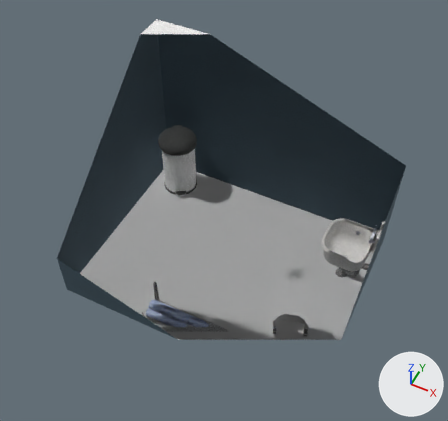
What one commit did to the FBX model RaiderEngine/demos/demo3dCarousel/maps/storageCloset.fbx.
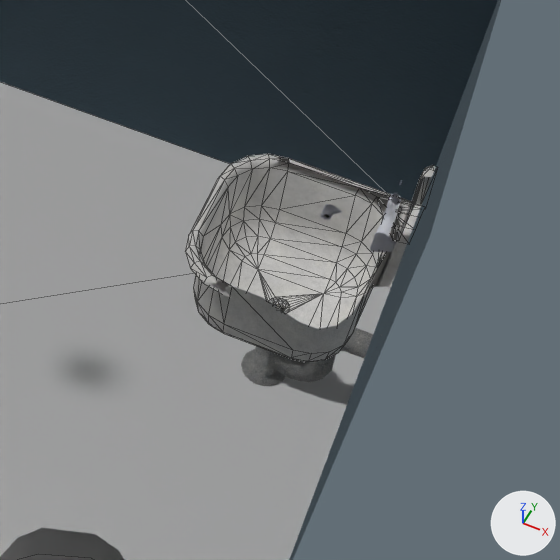
There are two pictures of each version: one whole from a 50 mm camera at (10.515, -5.137, 7.565) aimed at (8.014, -0.133, 1.311), one close up on the part from 61% to 93% of the width and 42% to 77% of the height. The lights are fixed; the arrows at lower right show +X, +Y and +Z. The close-ups show mesh edges as thin lines. Everything nearer to the camera than a plane just in front of the edit is cut away. Where no turn or scale is listed for an object, it has been applied to the vertices.

The older version as bpy lines, for what is in view:
```python
me_mesh = bpy.data.meshes.new('Mesh')
me_mesh.from_pydata(...)  # 8 vertices, 12 faces; spans x -1.94..1.94, y -1.5..1.5, z 0.0..2.8
# faces by material slot: [2, 8, 2]
me_mesh.materials.append(mat_03___default)  # its picture is missing
me_mesh.materials.append(mat_material__173)  # picture img_paintedwall_png
me_mesh.materials.append(mat_material__174)  # picture img_ceilingstucco_png
me_mesh_020 = bpy.data.meshes.new('Mesh.020')
me_mesh_020.from_pydata(...)  # 271 vertices, 484 faces; spans x -0.087..0.377, y -0.089..0.089, z -0.387..0.024
me_mesh_020.materials.append(mat_10___default)  # picture img_metal_png
me_mesh_021 = bpy.data.meshes.new('Mesh.021')
me_mesh_021.from_pydata(...)  # 236 vertices, 449 faces; spans x -0.349..0.378, y -0.349..0.349, z -0.014..0.687
# faces by material slot: [58, 391]
me_mesh_021.materials.append(mat_material__213)  # picture img_sinkdrain_png
me_mesh_021.materials.append(mat_material__225)  # picture img_porcelain_png
ob_closetwalls = bpy.data.objects.new('closetWalls', me_mesh)
ob_closetwalls.location = (8.063, 0.0, 0.0)
ob_sinkbody = bpy.data.objects.new('sinkBody', me_mesh_021)
ob_sinkbody.location = (9.623, 0.581, 0.387)
ob_sinkpipe = bpy.data.objects.new('sinkPipe', me_mesh_020)
ob_sinkpipe.location = (9.623, 0.581, 0.387)
# also in view: 'Box002' at (9.414, -0.923, 0.456); 'faucets' at (9.827, 0.589, 0.961)
```
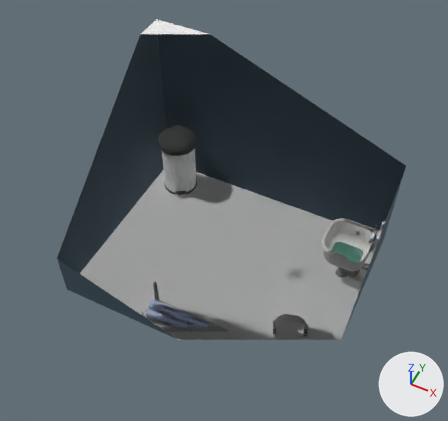
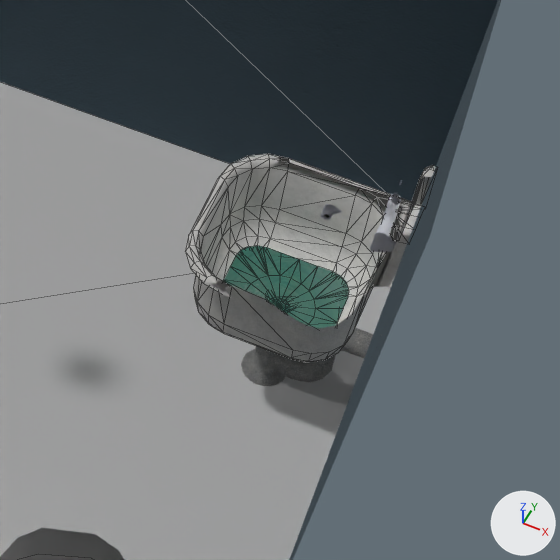
What changed in the scene script:
```text
Add img_dirtywater_png:
    img_dirtywater_png = load_image('dirtyWater.png', '../textures/dirtyWater/dirtyWater.png', 1024, 1024, 'sRGB')
Add mat_23___default:
    mat_23___default = principled_material('23 - Default')
    mat_23___default.texture = img_dirtywater_png  # with its transparency
    mat_23___default.roughness = 0.859
Add me_mesh_049:
    me_mesh_049.from_pydata(...)  # 97 vertices, 116 faces; spans x -0.221..0.221, y -0.221..0.221, z -0.012..0.017
    me_mesh_049.materials.append(mat_23___default)  # picture img_dirtywater_png
Add ob_water:
    ob_water = bpy.data.objects.new('water', me_mesh_049)
    ob_water.location = (9.623, 0.581, 0.4)
```

Where the change shows, as pixel boxes [x1, y1, x2, y2] in the close-ups (560 x 560 px):
'water', added (green): after [224, 246, 349, 329]
